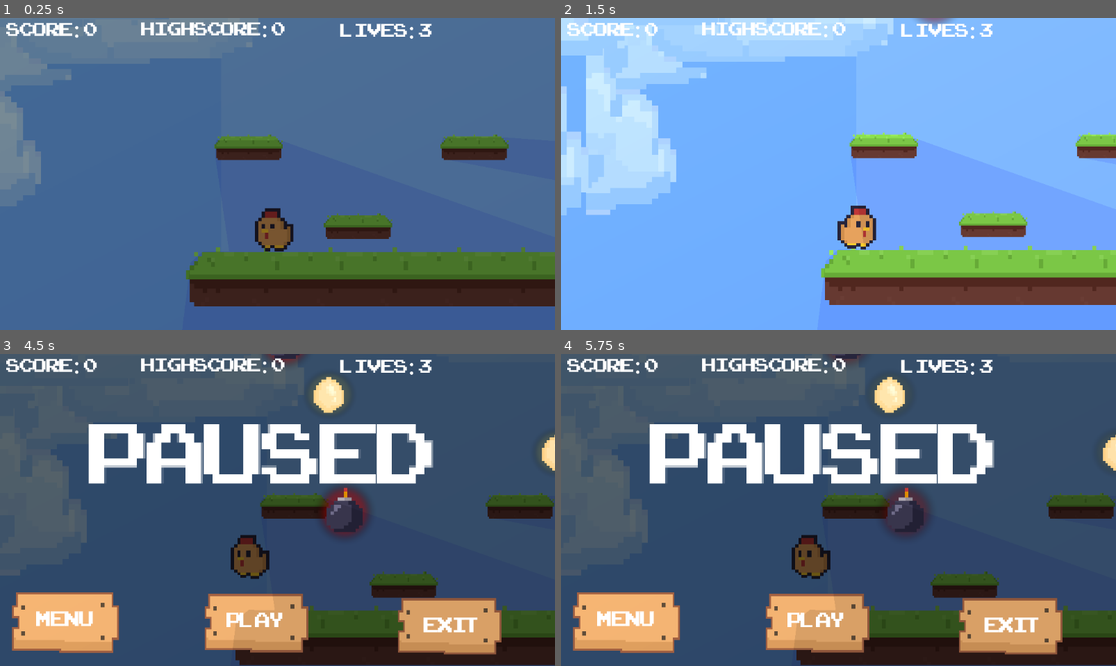
Above: before the commit, frames 1-4 (two rows, left to right).
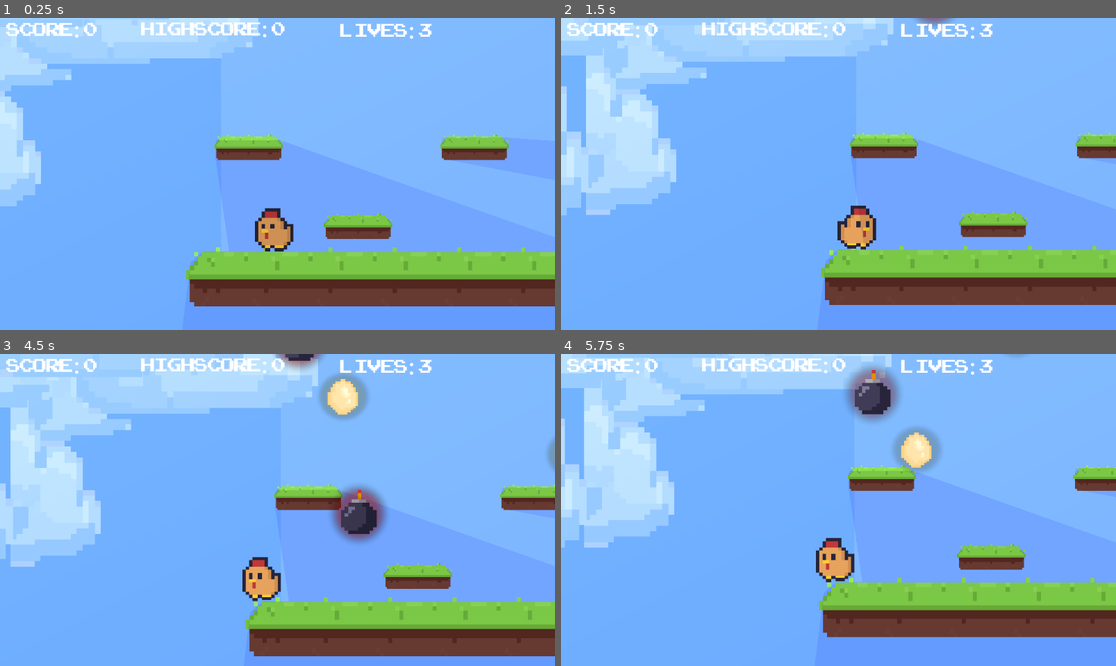
Above: after the commit, the same moments.

Repository: 22048-dot/cloudy_with_a_chance_of_poultry_DGT
Game: Godot game, scene res://Scenes/level_one.tscn
The game is run twice, just before and just after one commit, with the same random seed, the same clock (stepped at 60 frames per second) and the same inputs. This scene is started directly instead of the project's main scene.
Inputs (mouse positions are in pixels of both pictures, inside the frame that each line leads up to):
- Up to frame 1 (0.25 s): no input
- Up to frame 2 (1.5 s): tap Enter (ui_accept) at 0.5, 0.77 s; hold A (A) 0.53-1.28 s; hold Right (ui_right) from 0.53 s (still down); tap D (D) at 0.8, 1.35 s
- Up to frame 3 (4.5 s): tap Enter (ui_accept) at 1.52, 3.02, 3.77 s; tap A (A) at 1.55, 3.05 s; release Right (ui_right) at 2.03 s; hold Left (ui_left) 2.03-2.78 s; hold A (A) 2.03-2.78 s; tap D (D) at 2.3, 2.85, 3.8 s; hold Right (ui_right) 2.78-4.25 s; hold A (A) 3.53-4.25 s; tap P (Pause) at 4.15 s; click (255, 625) at 4.25 s
- Up to frame 4 (5.75 s): click (816, 625) at 5.02 s

The runs differ from the first frame. In frame 1, 99% of the frame differs, in the area x 0-100%, y 0-100%; in frame 2, nothing differs; in frame 3, 99%; in frame 4, 99%.

Commit message:
Final adjustments (Labels, sound adjustments)

Diff:
--- a/Scenes/bomb.tscn
+++ b/Scenes/bomb.tscn
@@ -3,6 +3,7 @@
 [ext_resource type="Script" uid="uid://coc7rmw8hbg3r" path="res://Scripts/bomb.gd" id="1_kdyat"]
 [ext_resource type="Shader" uid="uid://dyuupmetmov76" path="res://Shaders/bomb_evil_aura.gdshader" id="2_2fiif"]
 [ext_resource type="Texture2D" uid="uid://8j4xjphsx4yw" path="res://Art/bomb.png" id="2_kdyat"]
+[ext_resource type="AudioStream" uid="uid://d2pqcdri6klht" path="res://Sounds_design/universfield-error-notification-05-199276.mp3" id="4_60xmw"]
 
 [sub_resource type="ShaderMaterial" id="ShaderMaterial_60xmw"]
 shader = ExtResource("2_2fiif")
@@ -34,4 +35,9 @@
 scale = Vector2(9.711538, 9.457143)
 shape = SubResource("RectangleShape2D_4fn8o")
 
+[node name="AudioStreamPlayer2D" type="AudioStreamPlayer2D" parent="." unique_id=712029159]
+stream = ExtResource("4_60xmw")
+volume_db = 5.0
+autoplay = true
+
 [connection signal="body_entered" from="." to="." method="_on_body_entered"]
--- a/Scenes/death_screen.tscn
+++ b/Scenes/death_screen.tscn
@@ -7,6 +7,7 @@
 [ext_resource type="Texture2D" uid="uid://djif2jh1cfmfn" path="res://Art/panel.png" id="5_tpvs2"]
 [ext_resource type="FontFile" uid="uid://dqueh5wm7yb00" path="res://Art/ARCADECLASSIC.TTF" id="5_vb6s7"]
 [ext_resource type="PackedScene" uid="uid://sf1faejkf50x" path="res://Scenes/scene_transition_animation.tscn" id="7_l3qio"]
+[ext_resource type="AudioStream" uid="uid://4r25hjyp3v5g" path="res://Sounds_design/shidenbeatsmusic-no-luck-too-bad-disappointing-sound-effect-112943.mp3" id="8_dmfwj"]
 
 [sub_resource type="Animation" id="Animation_tseak"]
 length = 0.001
@@ -107,4 +108,8 @@
 scale = Vector2(10.443523, 4.374007)
 flat = true
 
+[node name="AudioStreamPlayer2D" type="AudioStreamPlayer2D" parent="." unique_id=299274734]
+stream = ExtResource("8_dmfwj")
+autoplay = true
+
 [connection signal="pressed" from="back_to_menu" to="." method="_on_back_to_menu_pressed"]
--- a/Scenes/egg.tscn
+++ b/Scenes/egg.tscn
@@ -3,6 +3,7 @@
 [ext_resource type="Shader" uid="uid://j70rbs5jvhmg" path="res://Shaders/egg_glow.gdshader" id="1_1iuog"]
 [ext_resource type="Script" uid="uid://cn8s7333lb450" path="res://Scripts/egg.gd" id="1_85tk0"]
 [ext_resource type="Texture2D" uid="uid://cxsapbnnvb275" path="res://Art/egg.png" id="2_85tk0"]
+[ext_resource type="AudioStream" uid="uid://008fn12wbgcp" path="res://Sounds_design/soundreality-pop-reverb-423718.mp3" id="4_io5x2"]
 
 [sub_resource type="ShaderMaterial" id="ShaderMaterial_7piv4"]
 shader = ExtResource("1_1iuog")
@@ -33,4 +34,9 @@
 scale = Vector2(7.555896, 9.204123)
 shape = SubResource("CircleShape2D_1iuog")
 
+[node name="AudioStreamPlayer2D" type="AudioStreamPlayer2D" parent="." unique_id=2000560560]
+stream = ExtResource("4_io5x2")
+volume_db = 5.0
+autoplay = true
+
 [connection signal="body_entered" from="." to="." method="_on_body_entered"]
--- a/Scenes/level_one.tscn
+++ b/Scenes/level_one.tscn
@@ -282,7 +282,17 @@
 theme_override_font_sizes/font_size = 50
 text = "Lives: 3"
 
+[node name="Label" type="Label" parent="CanvasLayer" unique_id=1706721843]
+offset_left = 1334.0
+offset_top = -5.0
+offset_right = 1404.0
+offset_bottom = 18.000004
+scale = Vector2(3.9545698, 4.019925)
+theme_override_fonts/font = ExtResource("7_3lrk7")
+text = "P - Pause"
+
 [node name="SceneTransitionAnimation" parent="." unique_id=1162129556 instance=ExtResource("8_y3aq0")]
+visible = false
 position = Vector2(-3204, -1047)
 scale = Vector2(5.7676105, 3.8034294)
 
--- a/Scripts/bomb.gd
+++ b/Scripts/bomb.gd
@@ -1,6 +1,7 @@
 extends Area2D
 
 var speed = 400
+@onready var audio_player = $AudioStreamPlayer2D
 
 # Recognises that the item is touched by the player
 func _ready():
@@ -16,5 +17,6 @@
 func _on_hit(body):
 	print("BOMB HIT")
 	if body.name == "Player_node":
+		audio_player.play()
 		get_parent().lose_life()
 		queue_free()
--- a/Scripts/death_screen.gd
+++ b/Scripts/death_screen.gd
@@ -2,9 +2,11 @@
 
 @onready var death_ani = $AnimationPlayer
 @onready var SceneTransitionAnimation: AnimationPlayer = $SceneTransitionAnimation/AnimationPlayer
+@onready var audio_player = $AudioStreamPlayer2D
 
 # Called when the node enters the scene tree for the first time.
 func _ready() -> void:
+	audio_player.play()
 	death_ani.play("sad chicken")
 	SceneTransitionAnimation.play("fade_in")
 
--- a/Scripts/egg.gd
+++ b/Scripts/egg.gd
@@ -1,6 +1,7 @@
 extends Area2D
 
 var speed = 400
+@onready var audio_player = $AudioStreamPlayer2D
 
 # Recognises that the item is touched by the player
 func _ready():
@@ -16,5 +17,6 @@
 func _on_hit(body):
 	print("EGG HIT")
 	if body.name == "Player_node":
+		audio_player.play()
 		get_parent().add_score()
 		queue_free()
Not shown, added: Sounds_design/alex_jauk-chicken-noise-196746.mp3.import
Not shown, added: Sounds_design/shidenbeatsmusic-no-luck-too-bad-disappointing-sound-effect-112943.mp3.import
Not shown, added: Sounds_design/soundreality-pop-reverb-423718.mp3.import
Not shown, added: Sounds_design/universfield-error-notification-05-199276.mp3.import
Not shown, added: Sounds_design/alex_jauk-chicken-noise-196746.mp3
Not shown, added: Sounds_design/shidenbeatsmusic-no-luck-too-bad-disappointing-sound-effect-112943.mp3
Not shown, added: Sounds_design/soundreality-pop-reverb-423718.mp3
Not shown, added: Sounds_design/universfield-error-notification-05-199276.mp3
